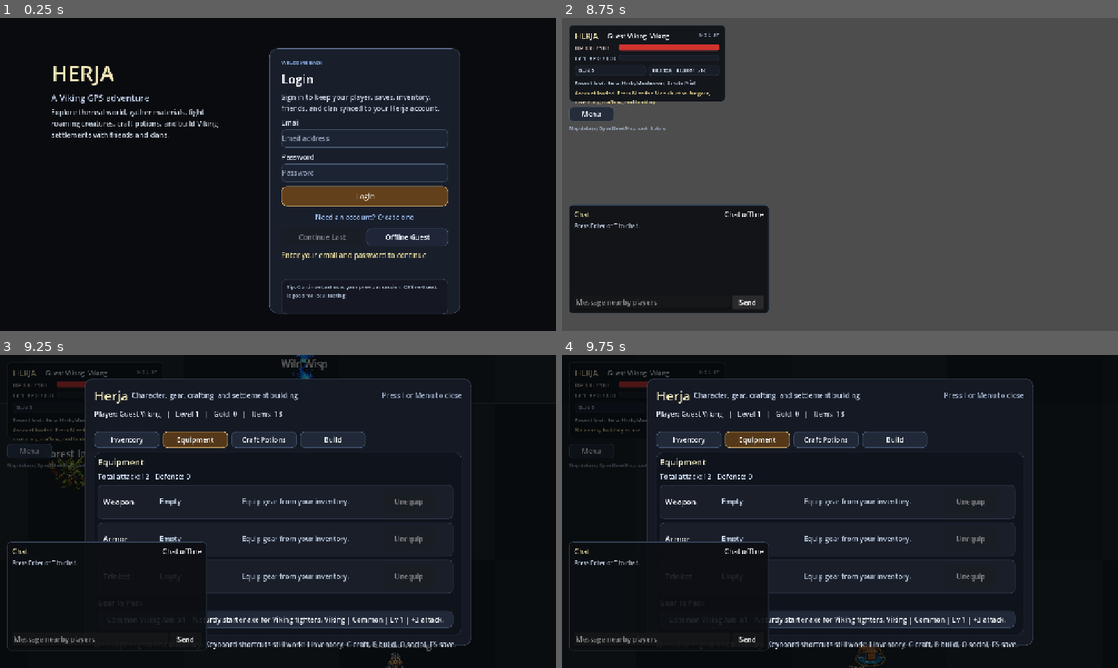
Above: before the commit, frames 1-4 (two rows, left to right).
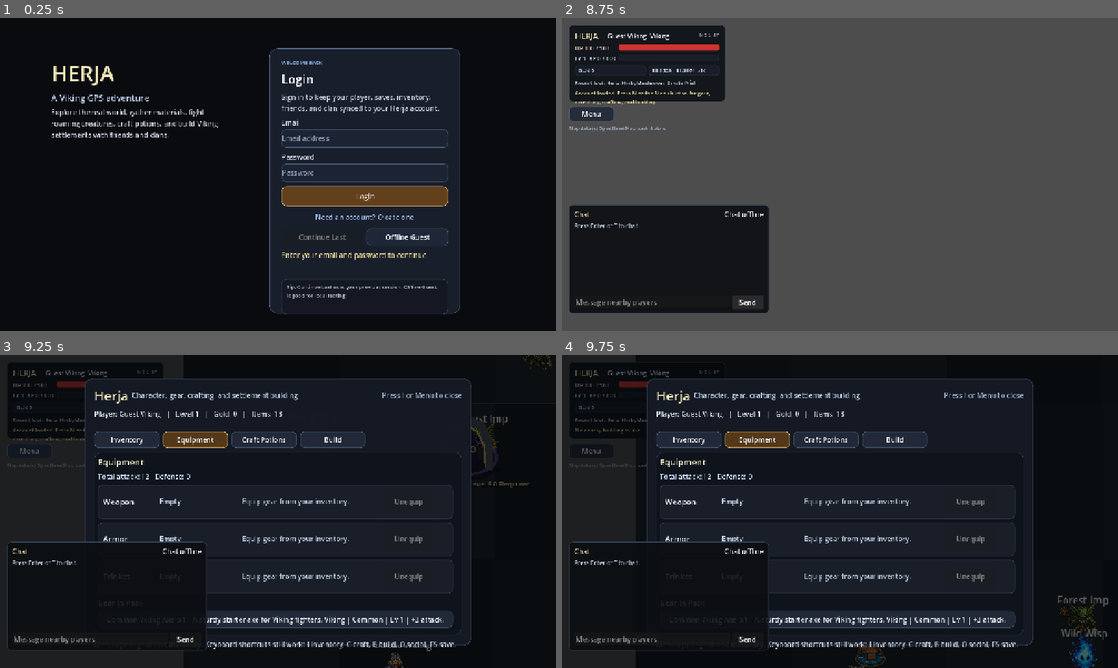
Above: after the commit, the same moments.

Repository: MattPoteet/herja-game
Game: Godot game, scene res://scenes/Main.tscn
Same seed, same stepped clock (60 frames per second), same inputs: the game is played once before the commit and once after it.
Inputs (mouse positions are in pixels of both pictures, inside the frame that each line leads up to):
- Up to frame 1 (0.25 s): no input
- Up to frame 2 (8.75 s): click (928, 136) at 0.52 s; type "12" at 0.6 s; click (928, 171) at 0.75 s; type "12" at 0.83 s; click "Login" at 1.25 s; click "Need an account? Create one" at 2 s; click (928, 205) at 2.77 s; type "Alex" at 2.85 s; click "Viking" at 3.5 s; click "Create Account" at 4.25 s; click "Shield Maiden" at 5 s; click "Already have an account? Log …" at 5.75 s; click "Druid" at 6.5 s; click "Offline Guest" at 7.25 s; click "Send" at 8 s
- Up to frame 3 (9.25 s): click "Menu" at 8.75 s
- Up to frame 4 (9.75 s): move the mouse to (962, 495) at 9.52 s; hold D (move_right) from 9.53 s (still down); tap E (interact) at 9.6 s; click (962, 495) at 9.67 s

Frames 1-2 are identical in both runs. In frame 3, 0.7% of the frame differs, in the area x 8-100%, y 0-43%; in frame 4, 0.6%.

Commit message:
Add one-area map loading

Diff:
--- a/godot_client/scripts/Balance.gd
+++ b/godot_client/scripts/Balance.gd
@@ -10,6 +10,11 @@
 const INITIAL_ENEMY_COUNT: int = 12
 const ENEMY_RESPAWN_SECONDS: float = 4.5
 const ENEMY_MIN_SPAWN_DISTANCE: float = 180.0
+const ENEMIES_PER_AREA_MIN: int = 8
+const ENEMIES_PER_AREA_MAX: int = 12
+const ENEMY_RESPAWN_ENABLED: bool = true
+const ENEMY_RESPAWN_DELAY_SECONDS: float = 4.5
+const AREA_ENEMY_LEVEL_SCALING: bool = true
 
 const CHARACTER_DAMAGE_MULTIPLIERS: Dictionary = {
 	"viking": 1.0,
--- a/godot_client/scripts/DungeonSpawner.gd
+++ b/godot_client/scripts/DungeonSpawner.gd
@@ -25,15 +25,15 @@
 		return
 	_ensure_layer()
 	var active_section: Vector2i = Vector2i.ZERO
-	if world_map.has_method("world_to_section"):
+	if world_map.has_method("get_active_section"):
+		active_section = world_map.call("get_active_section")
+	elif world_map.has_method("world_to_section"):
 		active_section = world_map.call("world_to_section", player.global_position)
+	_cleanup_inactive_entrances(active_section)
 	var spawned: int = _count_near_player()
 	var starting_count: int = spawned
-	for sy in range(active_section.y - 1, active_section.y + 2):
-		for sx in range(active_section.x - 1, active_section.x + 2):
-			if spawned >= DungeonConfig.MAX_ENTRANCES_PER_REFRESH:
-				return
-			spawned += _try_spawn_for_section(Vector2i(sx, sy))
+	if spawned < DungeonConfig.MAX_ENTRANCES_PER_REFRESH:
+		spawned += _try_spawn_for_section(active_section)
 	if starting_count == 0 and _count_near_player() == 0:
 		_try_spawn_for_section(active_section, true)
 
@@ -128,6 +128,17 @@
 	return count
 
 
+func _cleanup_inactive_entrances(active_section: Vector2i) -> void:
+	var active_key: String = "%d:%d" % [active_section.x, active_section.y]
+	for key in entrance_nodes.keys().duplicate():
+		if str(key) == active_key:
+			continue
+		var node: Node = entrance_nodes.get(key, null) as Node
+		if is_instance_valid(node):
+			node.queue_free()
+		entrance_nodes.erase(key)
+
+
 func _far_enough_from_other_entrances(position: Vector2) -> bool:
 	for node in entrance_nodes.values():
 		if is_instance_valid(node) and node is Node2D:
--- a/godot_client/scripts/SpawnManager.gd
+++ b/godot_client/scripts/SpawnManager.gd
@@ -5,36 +5,75 @@
 var world_map: Node2D
 var player: CharacterBody2D
 var enemy_scene := preload("res://scenes/Enemy.tscn")
-var max_enemies: int = Balance.MAX_ACTIVE_ENEMIES
+var max_enemies: int = Balance.ENEMIES_PER_AREA_MAX
 var spawning_paused: bool = false
+var active_section: Vector2i = Vector2i(-999999, -999999)
+var area_enemy_nodes: Array[Node] = []
+var pending_respawns: int = 0
 
 func setup(map_node: Node2D, player_node: CharacterBody2D) -> void:
 	world_map = map_node
 	player = player_node
-	spawn_initial_enemies()
+	if world_map != null:
+		if world_map.has_method("get_active_section"):
+			active_section = world_map.call("get_active_section")
+		if world_map.has_signal("section_loading_started"):
+			world_map.section_loading_started.connect(_on_section_loading_started)
+		if world_map.has_signal("section_loading_finished"):
+			world_map.section_loading_finished.connect(_on_section_loading_finished)
+	load_area(active_section)
 
 func spawn_initial_enemies() -> void:
-	for i in min(Balance.INITIAL_ENEMY_COUNT, max_enemies):
+	load_area(active_section)
+
+
+func load_area(section: Vector2i) -> void:
+	active_section = section
+	pending_respawns = 0
+	despawn_area_enemies()
+	var target_count: int = randi_range(Balance.ENEMIES_PER_AREA_MIN, Balance.ENEMIES_PER_AREA_MAX)
+	for i in range(target_count):
 		spawn_enemy()
 
 func spawn_enemy() -> void:
 	if spawning_paused or world_map == null or player == null:
 		return
-	if get_tree().get_nodes_in_group("enemies").size() >= max_enemies:
+	_prune_area_enemy_nodes()
+	if area_enemy_nodes.size() >= max_enemies:
 		return
 	var enemy = enemy_scene.instantiate()
 	enemy.global_position = _random_spawn_position()
 	var player_level: int = 1
-	if player.get("stats") is Dictionary:
+	if Balance.AREA_ENEMY_LEVEL_SCALING and player.get("stats") is Dictionary:
 		player_level = int((player.get("stats") as Dictionary).get("level", 1))
 	enemy.init(Balance.random_enemy_name_for_level(player_level), player)
+	enemy.set_meta("active_area_section", _section_key(active_section))
 	enemy.defeated.connect(_on_enemy_defeated)
 	get_tree().current_scene.add_child(enemy)
+	area_enemy_nodes.append(enemy)
 
-func _on_enemy_defeated(_enemy: Node) -> void:
-	await get_tree().create_timer(Balance.ENEMY_RESPAWN_SECONDS).timeout
+
+func despawn_area_enemies() -> void:
+	for enemy in area_enemy_nodes:
+		if is_instance_valid(enemy):
+			enemy.queue_free()
+	area_enemy_nodes.clear()
+	if player != null:
+		player.set("active_attack_target", null)
+
+
+func _on_enemy_defeated(enemy: Node) -> void:
+	area_enemy_nodes.erase(enemy)
+	if not Balance.ENEMY_RESPAWN_ENABLED:
+		return
+	var defeated_section_key: String = str(enemy.get_meta("active_area_section", ""))
+	pending_respawns += 1
+	await get_tree().create_timer(Balance.ENEMY_RESPAWN_DELAY_SECONDS).timeout
+	pending_respawns = max(0, pending_respawns - 1)
 	while spawning_paused:
 		await get_tree().create_timer(0.5).timeout
+	if defeated_section_key != _section_key(active_section):
+		return
 	spawn_enemy()
 
 
@@ -43,10 +82,32 @@
 	set_process(not paused)
 
 
+func _on_section_loading_started(_section: Vector2i) -> void:
+	# World enemies are owned by one active area. Clear them before the old area unloads.
+	pending_respawns = 0
+	despawn_area_enemies()
+
+
+func _on_section_loading_finished(section: Vector2i) -> void:
+	load_area(section)
+
+
+func _prune_area_enemy_nodes() -> void:
+	for i in range(area_enemy_nodes.size() - 1, -1, -1):
+		if not is_instance_valid(area_enemy_nodes[i]):
+			area_enemy_nodes.remove_at(i)
+
+
 func _random_spawn_position() -> Vector2:
 	var fallback: Vector2 = world_map.random_walkable_position()
 	for attempt in range(12):
 		var candidate: Vector2 = world_map.random_walkable_position()
+		if world_map.has_method("is_position_in_active_area") and not bool(world_map.call("is_position_in_active_area", candidate)):
+			continue
 		if player.global_position.distance_to(candidate) >= Balance.ENEMY_MIN_SPAWN_DISTANCE:
 			return candidate
 	return fallback
+
+
+func _section_key(section: Vector2i) -> String:
+	return "%d:%d" % [section.x, section.y]
--- a/godot_client/scripts/WorldMap.gd
+++ b/godot_client/scripts/WorldMap.gd
@@ -17,10 +17,13 @@
 # The map only keeps this many OSM tiles loaded at once. When the player crosses
 # into the next section, Herja shows a loading overlay, unloads old tiles, and
 # loads the next section.
-const SECTION_WIDTH_TILES: int = 7
-const SECTION_HEIGHT_TILES: int = 5
+const SECTION_WIDTH_TILES: int = 5
+const SECTION_HEIGHT_TILES: int = 4
 const SECTION_LOAD_SECONDS: float = 1.25
-const SECTION_PRELOAD_BORDER: int = 1
+const SECTION_PRELOAD_BORDER: int = 0
+const MAX_ACTIVE_AREAS: int = 1
+const ACTIVE_AREA_DIAMETER: float = 1024.0
+const ACTIVE_AREA_RADIUS: float = 512.0
 const STRUCTURE_SHEET_PATH: String = "res://art/buildings/buildings_v2.png"
 const STRUCTURE_SIZE: int = 128
 const STRUCTURE_COLUMNS: int = 4
@@ -124,13 +127,31 @@
 	)
 
 
+func get_active_section() -> Vector2i:
+	return active_section
+
+
+func active_area_rect(section: Vector2i) -> Rect2:
+	var start_tile: Vector2i = section_to_start_tile(section)
+	return Rect2(
+		tile_to_world(start_tile),
+		Vector2(float(SECTION_WIDTH_TILES * TILE_SIZE), float(SECTION_HEIGHT_TILES * TILE_SIZE))
+	)
+
+
+func is_position_in_active_area(world_position: Vector2) -> bool:
+	return active_area_rect(active_section).has_point(world_position)
+
+
 func random_walkable_position() -> Vector2:
-	var center: Vector2 = origin_world_position
-	if player != null:
-		center = player.global_position
-	var angle: float = randf() * TAU
-	var distance: float = randf_range(450.0, 1400.0)
-	return center + Vector2(cos(angle), sin(angle)) * distance
+	var rect: Rect2 = active_area_rect(active_section)
+	var margin: float = 64.0
+	if rect.size.x <= margin * 2.0 or rect.size.y <= margin * 2.0:
+		return rect.get_center()
+	return Vector2(
+		randf_range(rect.position.x + margin, rect.position.x + rect.size.x - margin),
+		randf_range(rect.position.y + margin, rect.position.y + rect.size.y - margin)
+	)
 
 
 func is_walkable(_tile: Vector2i) -> bool:
@@ -241,7 +262,7 @@
 	loading_section = true
 	active_section = new_section
 	section_loading_started.emit(new_section)
-	_show_loading_overlay("Loading map section...\nEntering region %d, %d" % [new_section.x, new_section.y])
+	_show_loading_overlay("Loading active area...\nRegion %d, %d" % [new_section.x, new_section.y])
 	if player != null:
 		player.set_physics_process(false)
 
